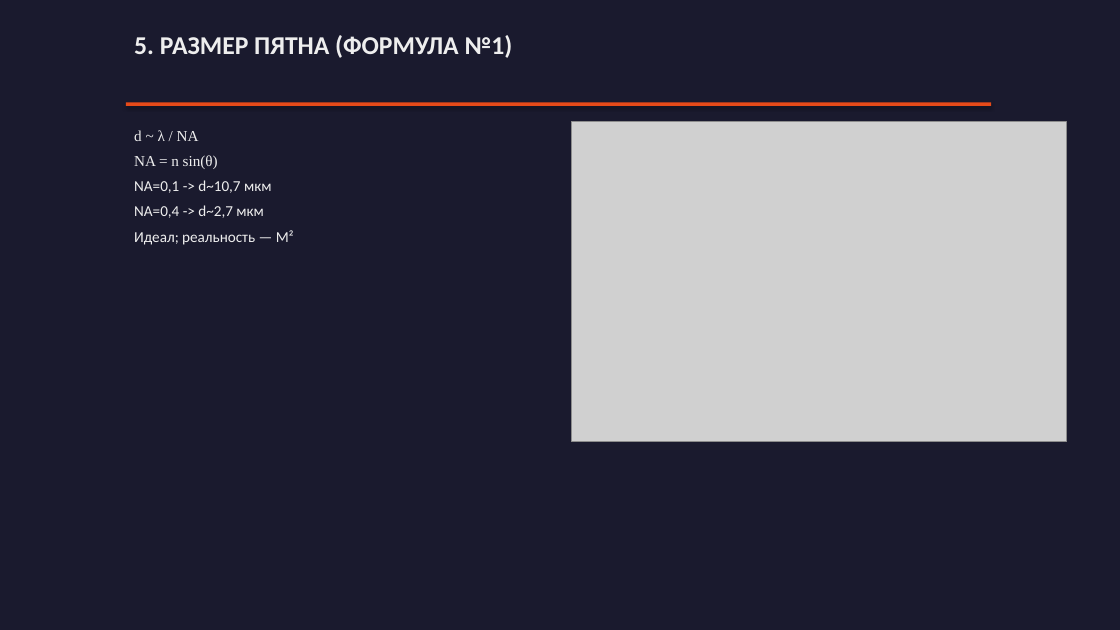
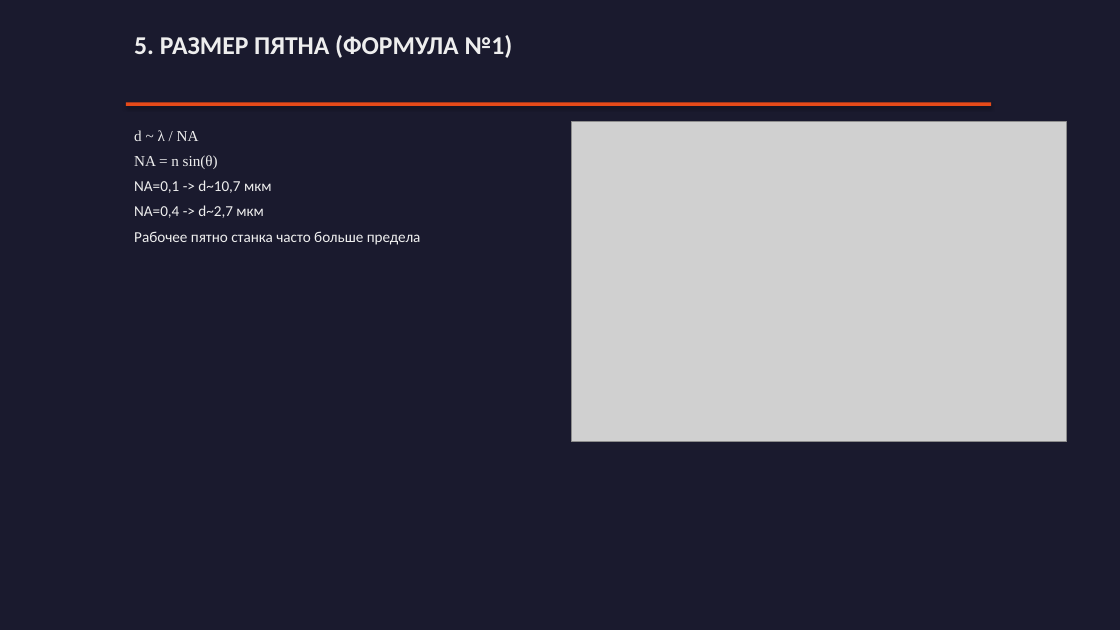
Before and after one commit to Evgeniy-makdak/Lecture-5, a slide deck: slide 5 of Лекция_5_Геометрическая_оптика.pptx. Drawn at 1120x630 pixels with LibreOffice and Linux fonts; fonts in the diff are those of the drawing; grey boxes stand for pictures. Boxes give left, top, right and bottom in pixels: in the first picture for what was removed or moved away, otherwise in the second. Text is boxed around its words. In the diff, an @@ line names an element or a change of style, - is before the commit and + after.

```diff
--- a/Лекция_5_Геометрическая_оптика.pptx
+++ b/Лекция_5_Геометрическая_оптика.pptx
@@ text at [134, 231, 421, 245]: text changed @@
-Идеал; реальность — M²
+Рабочее пятно станка часто больше предела
```
Also in this commit, not shown: 4 other slides changed, 4 slides added, 2 slides removed, 4 other files.
